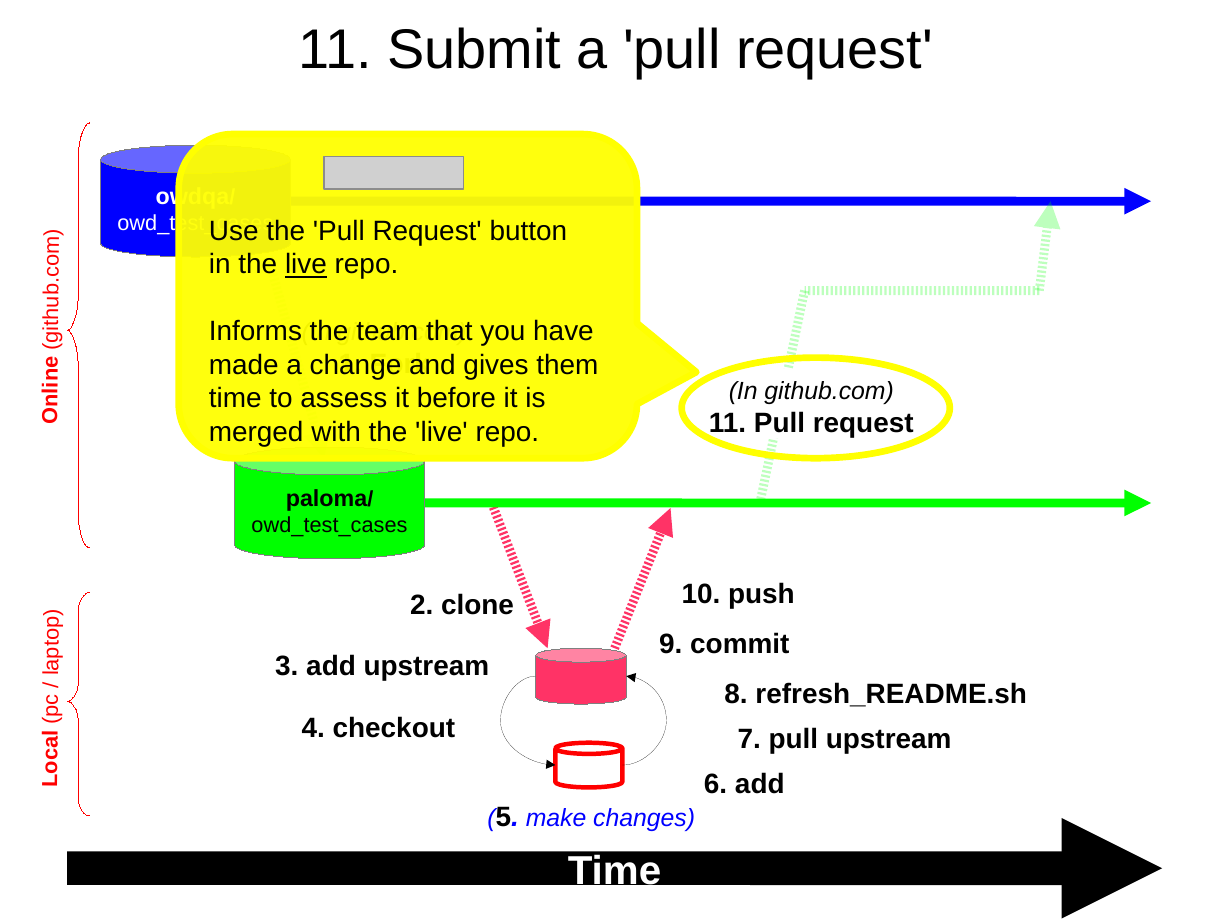
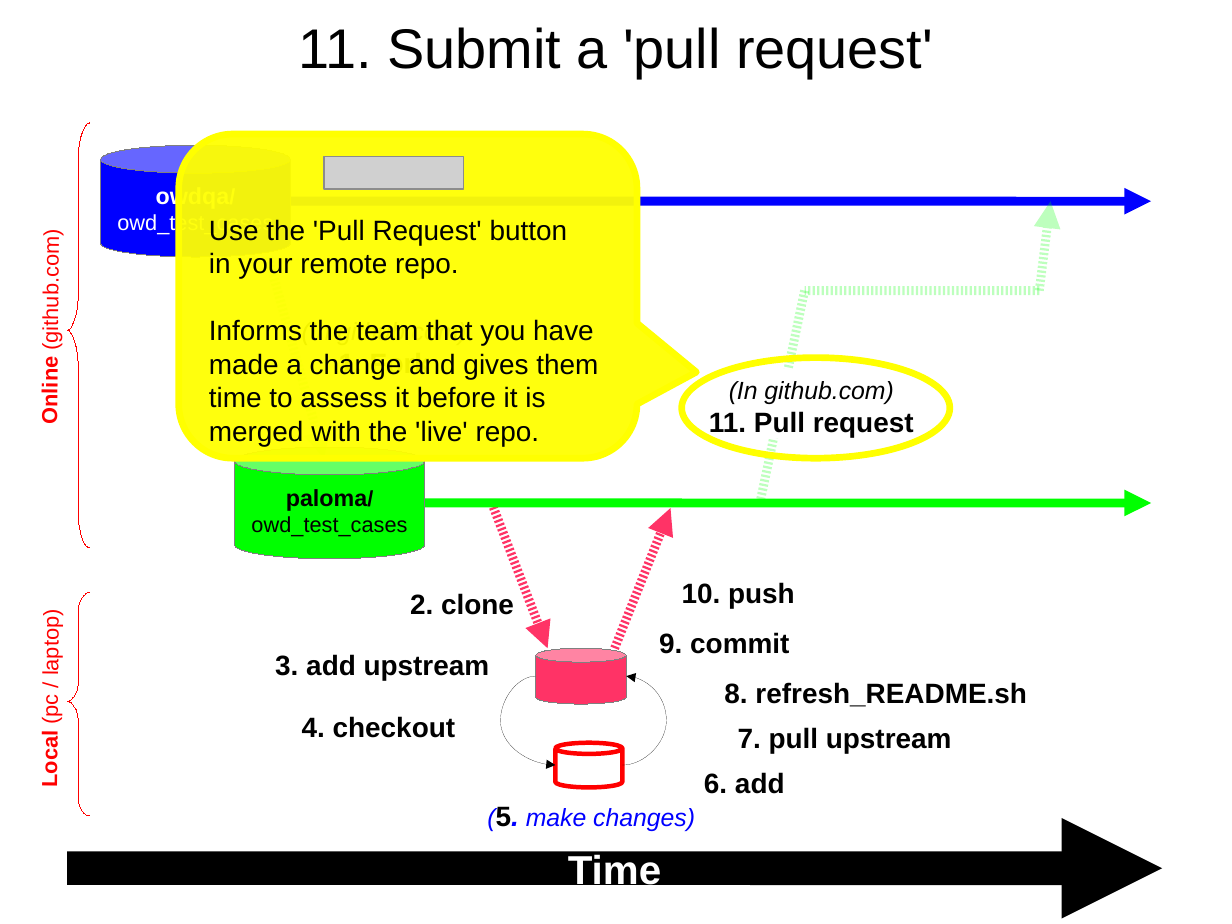
Before and after one commit to owdqa/owd_test_cases, a slide deck: slide 17 of Docs/Github guide.odp. Drawn at 1232x924 pixels with LibreOffice and Linux fonts; fonts in the diff are those of the drawing; grey boxes stand for pictures. Boxes give left, top, right and bottom in pixels: in the first picture for what was removed or moved away, otherwise in the second. Text is boxed around its words. In the diff, an @@ line names an element or a change of style, - is before the commit and + after.

Commit message:
Amended overview.

```diff
--- a/Docs/Github guide.odp
+++ b/Docs/Github guide.odp
@@ text in rounded speech box at (209,252,459,278): text changed @@
-in the live repo.
+in your remote repo.
```
